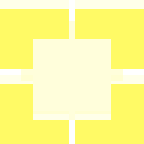
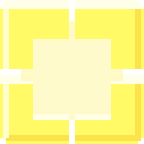
Layer changes from the first 144x144 image to the second:
painted on "shine" over [0, 0, 144, 141]
painted on "border" over [0, 0, 144, 144]
painted on "pane" over [0, 0, 144, 144]
